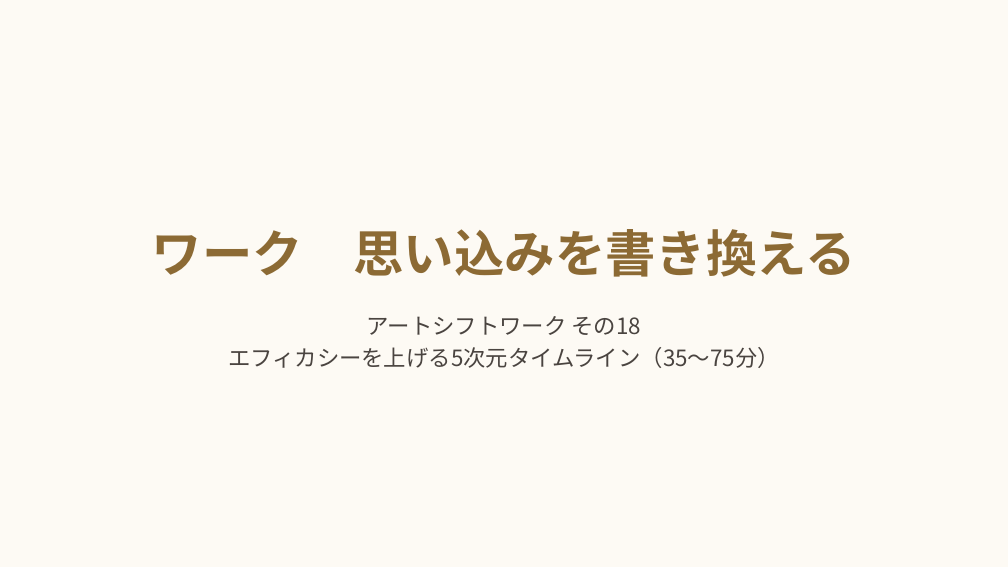
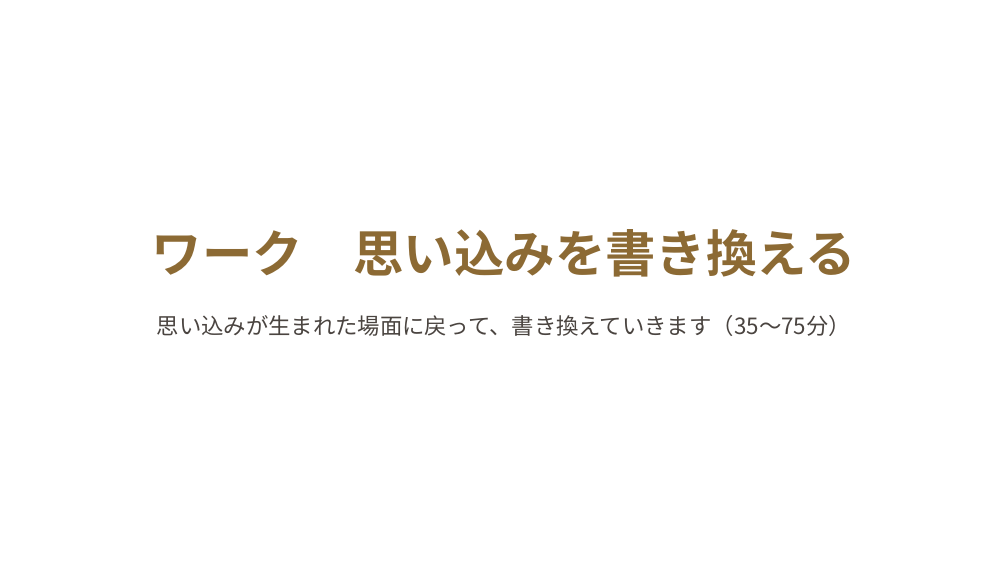
Before and after one commit to y-takahashi-cmd/MyBrain, a slide deck: slide 25 of 20_Projects/海音_心体の調律/単発/仁部あきえさん/20261028_仁部あきえさん_お金のブロック単発セッション.pptx (slide 24 before the commit). Drawn at 1008x567 pixels with LibreOffice and Linux fonts; fonts in the diff are those of the drawing; background and template pictures are left out. Boxes give left, top, right and bottom in pixels: in the first picture for what was removed or moved away, otherwise in the second. Text is boxed around its words. In the diff, an @@ line names an element or a change of style, - is before the commit and + after.

```diff
--- a/20_Projects/海音_心体の調律/単発/仁部あきえさん/20261028_仁部あきえさん_お金のブロック単発セッション.pptx
+++ b/20_Projects/海音_心体の調律/単発/仁部あきえさん/20261028_仁部あきえさん_お金のブロック単発セッション.pptx
@@ background #FDFAF4 to picture (left out) @@
@@ text at bbox=[157, 315, 851, 336]: text changed @@
-アートシフトワーク その18
-エフィカシーを上げる5次元タイムライン（35〜75分）
+思い込みが生まれた場面に戻って、書き換えていきます（35〜75分）
```
Also in this commit, not shown: 25 other slides changed, 1 slide added.
